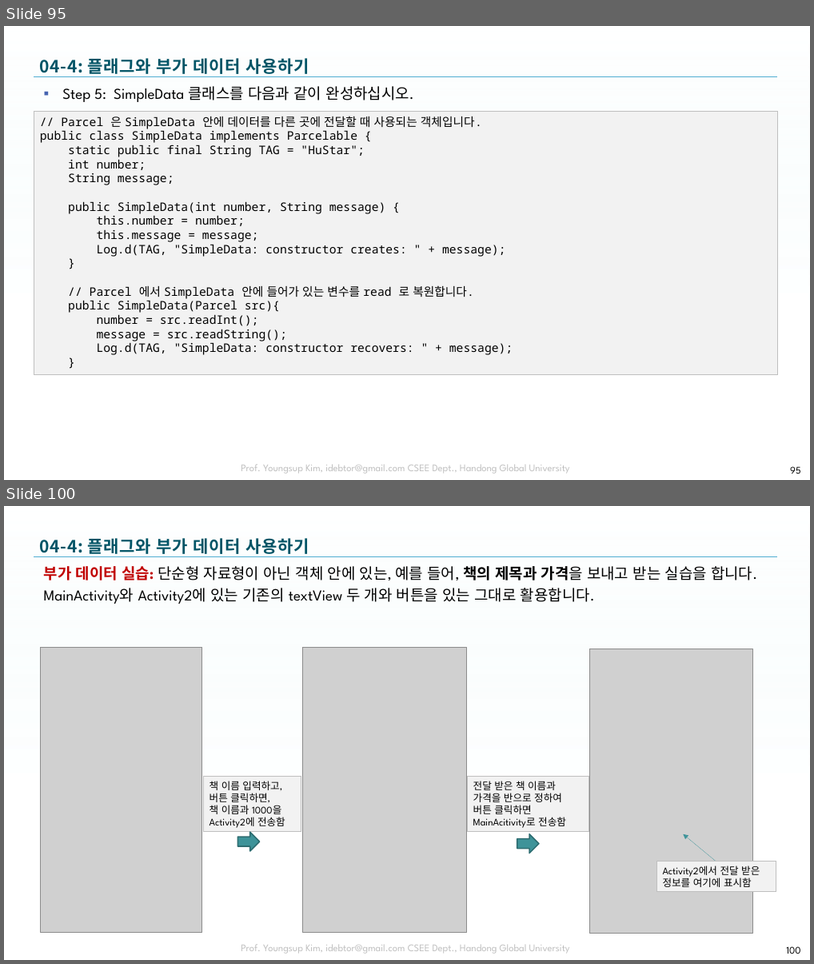
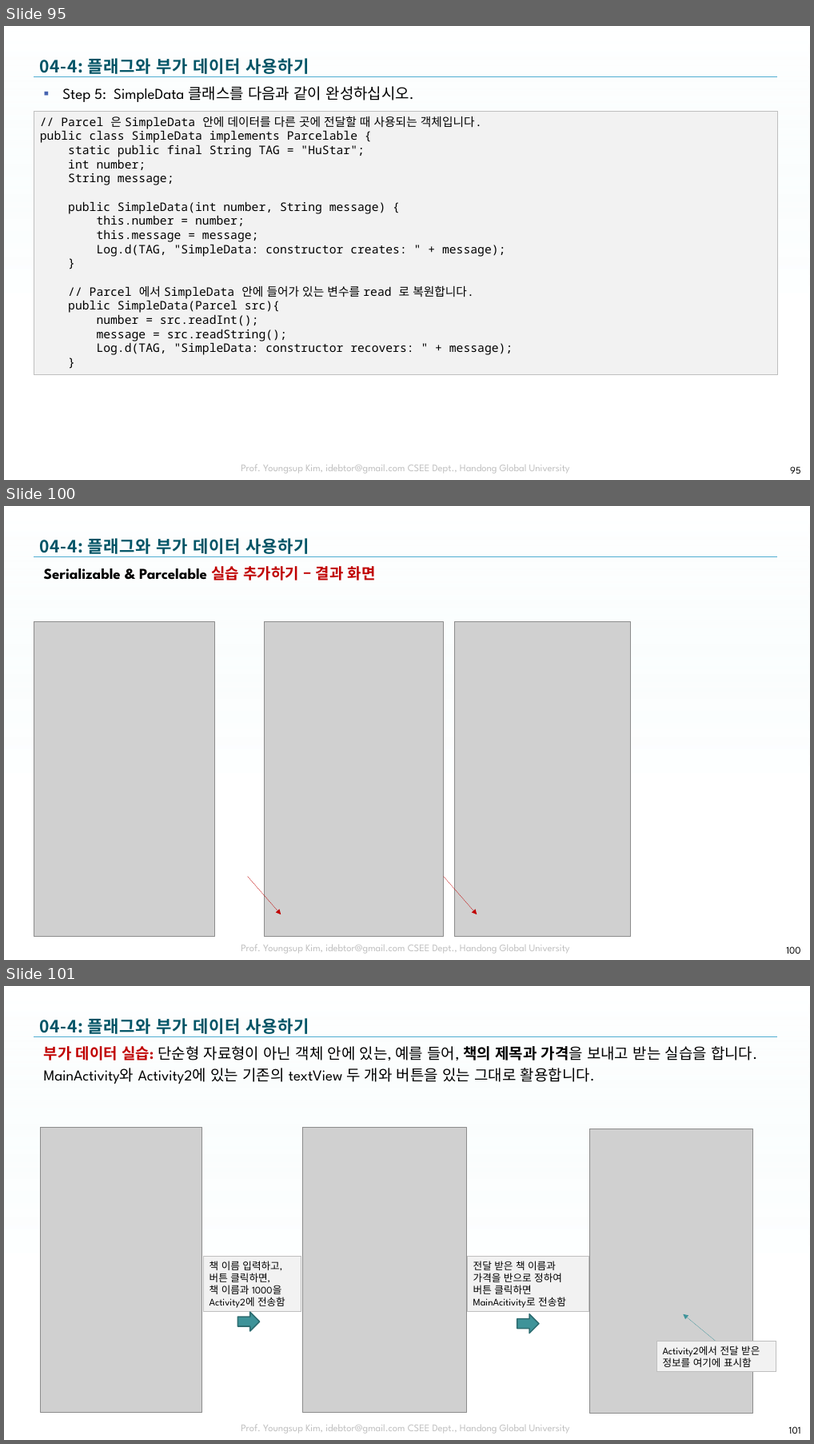
Before and after one commit to tae7841/HuStarAS, a slide deck: ppts/04Activity.pptx. Shown one above the other, each under a label of ours: slides 95 and 100 before the commit, slides 95, 100 and 101 after it; the slides between them are not shown. The pictures are 814x964 and 814x1444 pixels, drawn with LibreOffice and Linux fonts; fonts in the diff are those of the drawing; grey boxes stand for pictures; background and template pictures are left out. Boxes give left, top, right and bottom in pixels: in the first picture for what was removed or moved away, otherwise in the second. Text is boxed around its words. In the diff, an @@ line names an element or a change of style, - is before the commit and + after.

```diff
--- a/ppts/04Activity.pptx
+++ b/ppts/04Activity.pptx
@@ slide 100 added at [4, 506, 810, 960], background picture (left out); not listed: 3 template elements that a slide beside it also shows @@
@@ title added at [40, 538, 310, 554], 20 pt, text gradient #005466 to #005061 to #003E4B, bold @@
+04-4: 플래그와 부가 데이터 사용하기
@@ text added at [44, 566, 376, 580], 18 pt, text #000000, bold @@
+Serializable & Parcelable 실습 추가하기 – 결과 화면
@@ picture added at [34, 621, 215, 936] @@
@@ picture added at [264, 622, 444, 936] @@
@@ picture added at [454, 621, 630, 936] @@
@@ arrow added from (248, 876) to (281, 914), #C00000 0.25 pt @@
@@ arrow added from (444, 876) to (477, 914), #C00000 0.25 pt @@
@@ page number added at [786, 946, 801, 953], 12 pt, text #000000 @@
+100
@@ what was slide 100 is now slide 101 @@
@@ page number at [790, 1426, 802, 1433]: text changed @@
-100
+101
```
Also in this commit, not shown: 7 slides changed.
